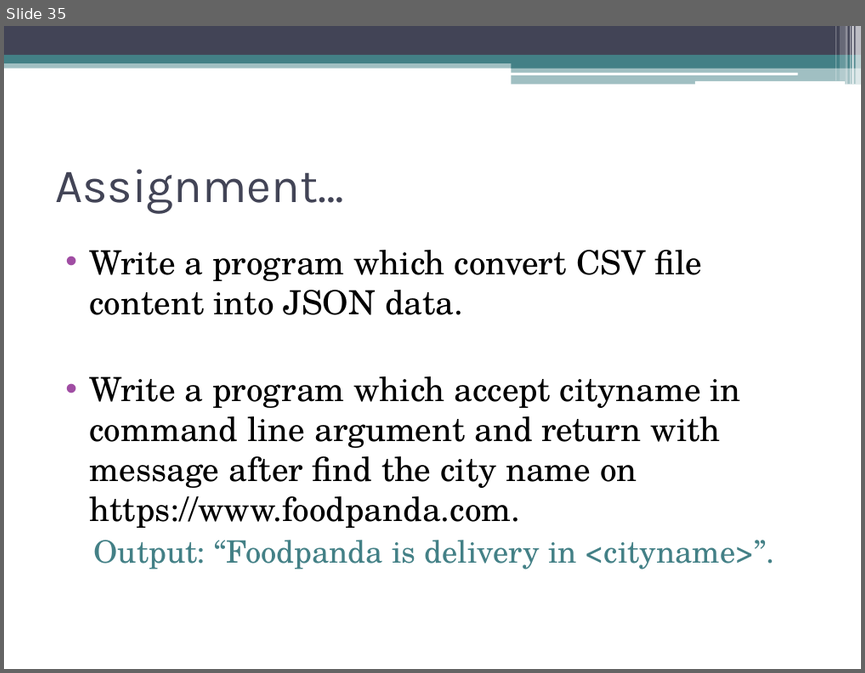
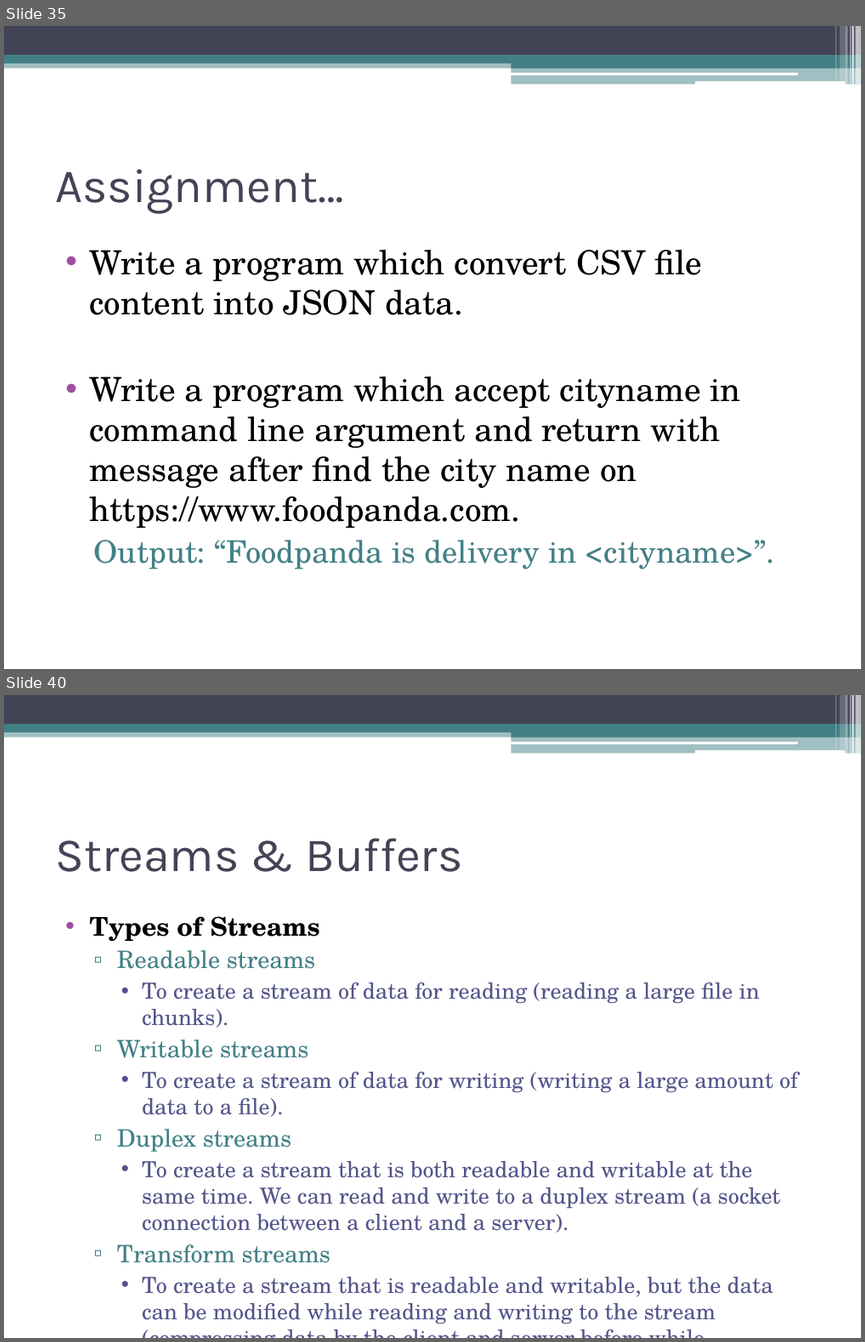
Before and after one commit to akjkhatri/mean_stack, a slide deck: MEAN Stack Workshop.pptx. Shown one above the other, each under a label of ours: slide 35 before the commit, slides 35 and 40 after it; the slides between them are not shown. The pictures are 865x673 and 865x1342 pixels, drawn with LibreOffice and Linux fonts; fonts in the diff are those of the drawing. Boxes give left, top, right and bottom in pixels: in the first picture for what was removed or moved away, otherwise in the second. Text is boxed around its words. In the diff, an @@ line names an element or a change of style, - is before the commit and + after.

```diff
--- a/MEAN Stack Workshop.pptx
+++ b/MEAN Stack Workshop.pptx
@@ slide 40 added at (4, 695, 861, 1338), background #FFFFFF; not listed: 13 template elements that a slide beside it also shows @@
@@ title added at (55, 838, 462, 872), 40 pt, text #424456 @@
+Streams & Buffers
@@ text added at (90, 916, 798, 1324), 18.6 pt, text #53548A @@
+• Types of Streams
+  ▫ Readable streams
+    • To create a stream of data for reading (reading a large file in chunks).
+  ▫ Writable streams
+    • To create a stream of data for writing (writing a large amount of data to a file).
+  ▫ Duplex streams
+    • To create a stream that is both readable and writable at the same time. We can read and write to a duplex stream (a socket connection between a client and a server).
+  ▫ Transform streams
+    • To create a stream that is readable and writable, but the data can be modified while reading and writing to the stream (compressing data by the client and server before while requesting).
```
Also in this commit, not shown: 1 slide changed, 14 other slides added.
